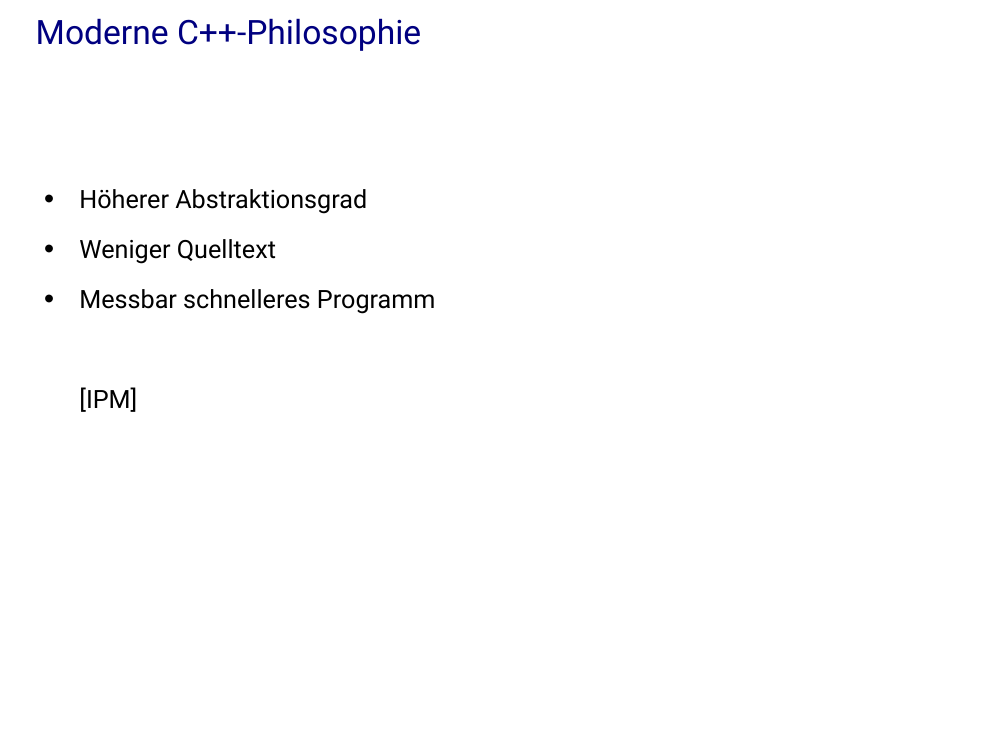
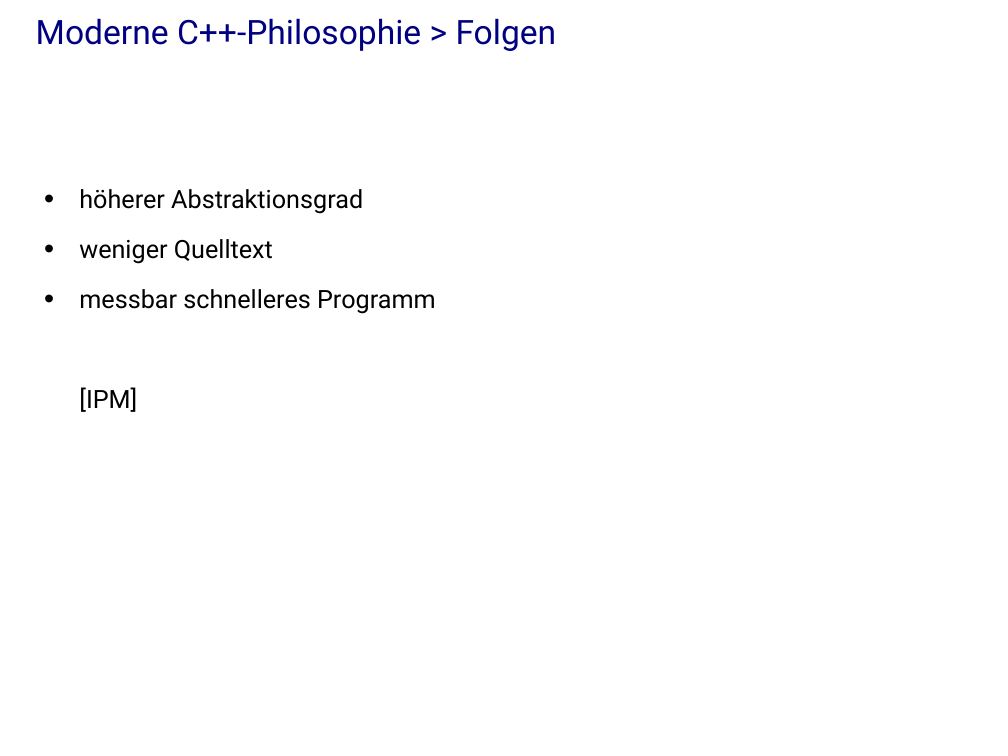
Before and after one commit to j-stephan/hs16, a slide deck: slide 15 of presentation/presentation.odp (slide 16 before the commit). Drawn at 1008x756 pixels with LibreOffice and Linux fonts; fonts in the diff are those of the drawing; background and template pictures are left out. Boxes give left, top, right and bottom in pixels: in the first picture for what was removed or moved away, otherwise in the second. Text is boxed around its words. In the diff, an @@ line names an element or a change of style, - is before the commit and + after.

```diff
--- a/presentation/presentation.odp
+++ b/presentation/presentation.odp
@@ title at (36, 18, 557, 51): text changed @@
-Moderne C++-Philosophie
+Moderne C++-Philosophie > Folgen
@@ text at (79, 189, 436, 314): text changed @@
-• Höherer Abstraktionsgrad
-• Weniger Quelltext
-• Messbar schnelleres Programm
+• höherer Abstraktionsgrad
+• weniger Quelltext
+• messbar schnelleres Programm
```
Also in this commit, not shown: 12 other slides changed, 23 slides added, 15 slides removed, 1 other file.
